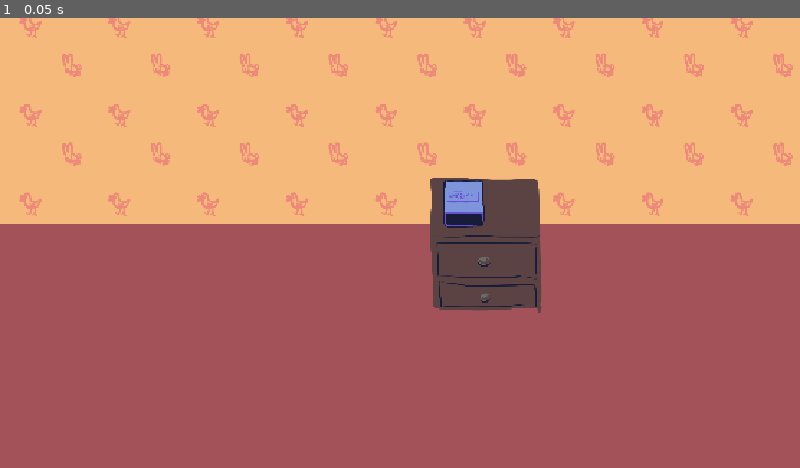
Above: before the commit, frame 1.
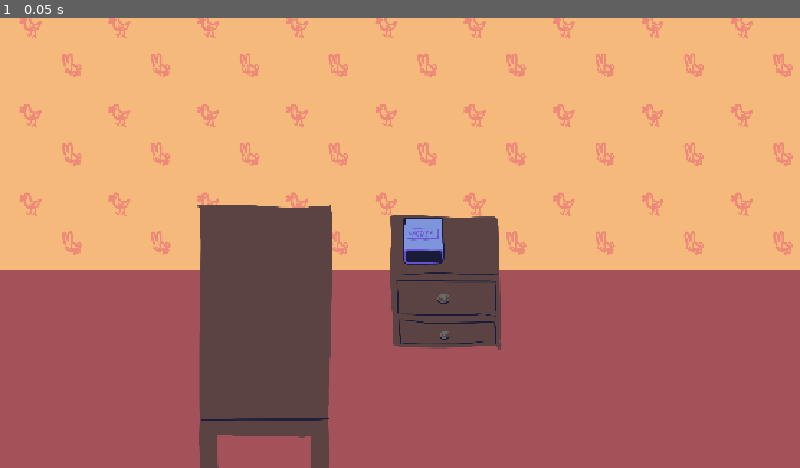
Above: after the commit, the same moment.

Repository: harperstoeckle/be_late_for_work
Game: Godot game, scene res://scenes/main.tscn
Two runs of this game, one before a commit and one after it. Both use one fixed random seed, a clock stepped at 60 frames per second and the inputs below. Sound files missing from this copy of the repository are replaced by a short silence.
Inputs:
- Up to frame 1 (0.05 s): no input

The runs differ from the first frame. In frame 1, 20% of the frame differs, in the area x 0-100%, y 35-100%.

Commit message:
Add a bedframe and some other random sprites

Diff:
--- a/scenes/main.tscn
+++ b/scenes/main.tscn
@@ -9,6 +9,7 @@
 [ext_resource type="Texture2D" uid="uid://dpr8arjjs4whb" path="res://textures/wallpaper.png" id="7_o6xl0"]
 [ext_resource type="Texture2D" uid="uid://c1nm57vw33doy" path="res://textures/nightstand.png" id="8_85g3d"]
 [ext_resource type="Texture2D" uid="uid://bjx12s0xev8j4" path="res://textures/alarm_clock_base.png" id="8_tipki"]
+[ext_resource type="Texture2D" uid="uid://c01vnjc1o5o3o" path="res://textures/bed_base.png" id="10_choun"]
 
 [node name="Main" type="Node2D" unique_id=1497394274]
 script = ExtResource("1_o5qli")
@@ -54,18 +55,23 @@
 
 [node name="Floor" type="ColorRect" parent="." unique_id=88885220]
 offset_left = -286.0
-offset_top = 296.0
+offset_top = 362.0
 offset_right = 1413.0
 offset_bottom = 1656.0
 mouse_filter = 2
 color = Color(0.6431373, 0.32156864, 0.34901962, 1)
 
 [node name="Nightstand" type="Sprite2D" parent="." unique_id=1406322094]
-position = Vector2(700.4, 321.4)
+position = Vector2(642.4, 375.4)
 scale = Vector2(0.4, 0.4)
 texture = ExtResource("8_85g3d")
 
 [node name="AlarmClockBase" type="Sprite2D" parent="." unique_id=1383037053]
-position = Vector2(668.4, 265.4)
+position = Vector2(610.4, 319.4)
 scale = Vector2(0.3, 0.3)
 texture = ExtResource("8_tipki")
+
+[node name="BedBase" type="Sprite2D" parent="." unique_id=540930035]
+position = Vector2(383, 464)
+scale = Vector2(0.4, 0.4)
+texture = ExtResource("10_choun")
Binary file added: textures/bed_base.png
Not shown, added: textures/bed_base.png.import
Binary file added: textures/failure_effect.png
Not shown, added: textures/failure_effect.png.import
Binary file added: textures/success_effect.png
Not shown, added: textures/success_effect.png.import
Not shown, added: textures/bed_base.kra
Not shown, added: textures/failure_effect.kra
Not shown, changed: textures/mockup.kra
Not shown, added: textures/success_effect.kra
